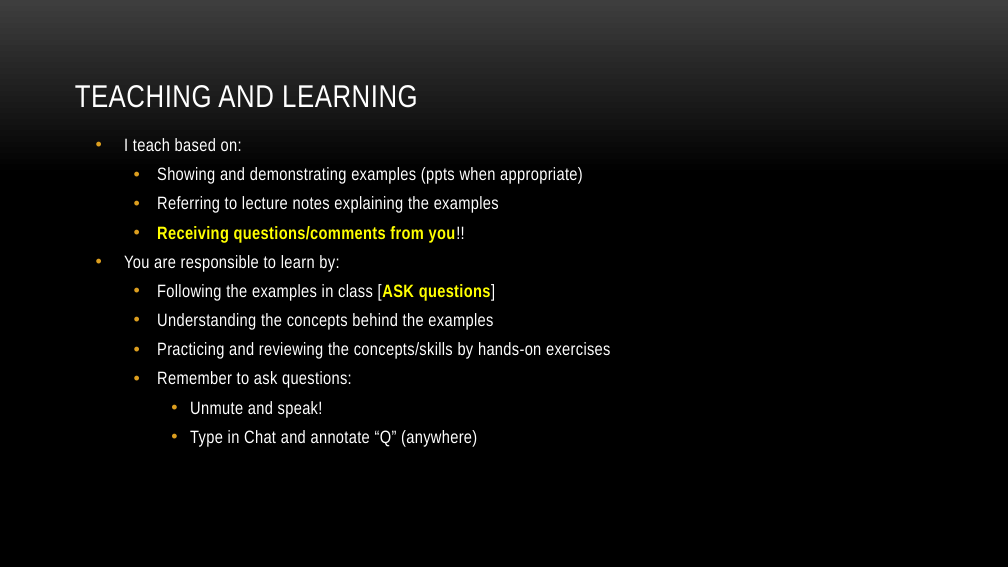
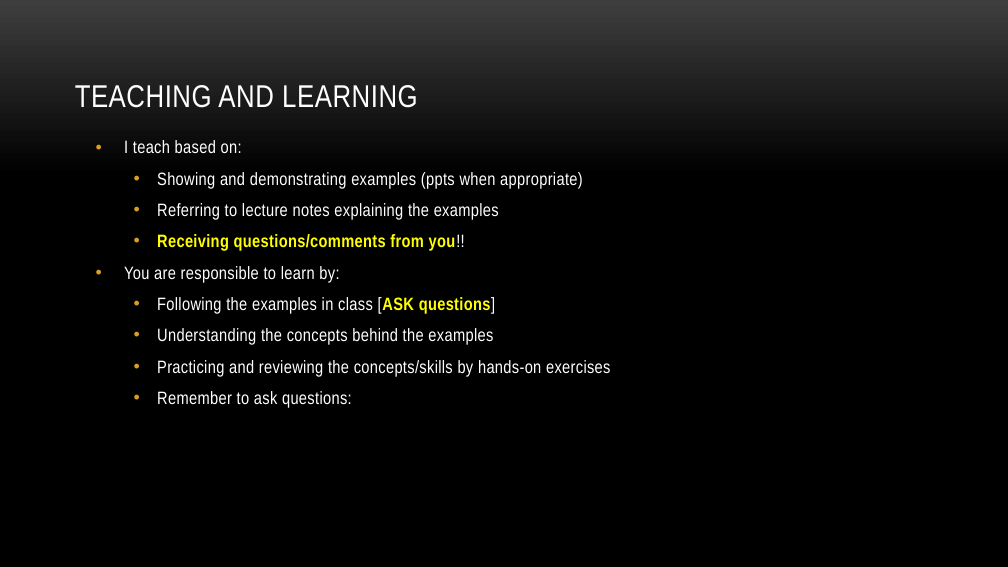
Before and after one commit to myuwbclasses/IntroGameDev-XJTU, a slide deck: slide 18 of PPT/Intro.pptx (slide 17 before the commit). Drawn at 1008x567 pixels with LibreOffice and Linux fonts; fonts in the diff are those of the drawing; background and template pictures are left out. Boxes give left, top, right and bottom in pixels: in the first picture for what was removed or moved away, otherwise in the second. Text is boxed around its words. In the diff, an @@ line names an element or a change of style, - is before the commit and + after.

```diff
--- a/PPT/Intro.pptx
+++ b/PPT/Intro.pptx
@@ text "I teach based on:" at box(124, 140, 610, 408): line spacing 0.9 to 1 @@
@@ text at box(190, 401, 477, 447): paragraphs removed @@
-    • Unmute and speak!
-    • Type in Chat and annotate “Q” (anywhere)
```
Also in this commit, not shown: 5 other slides changed, 1 slide added, 1 other file.
